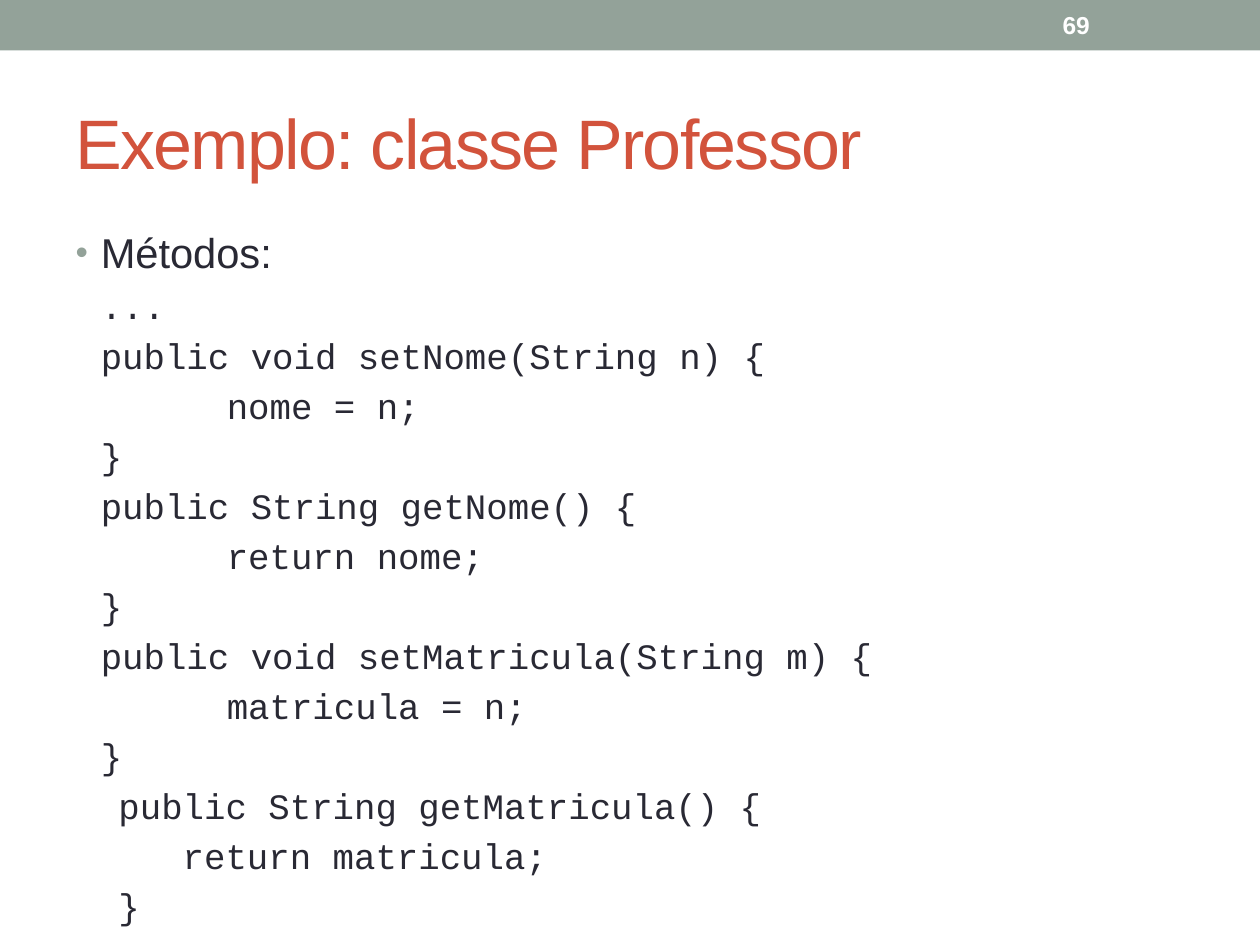
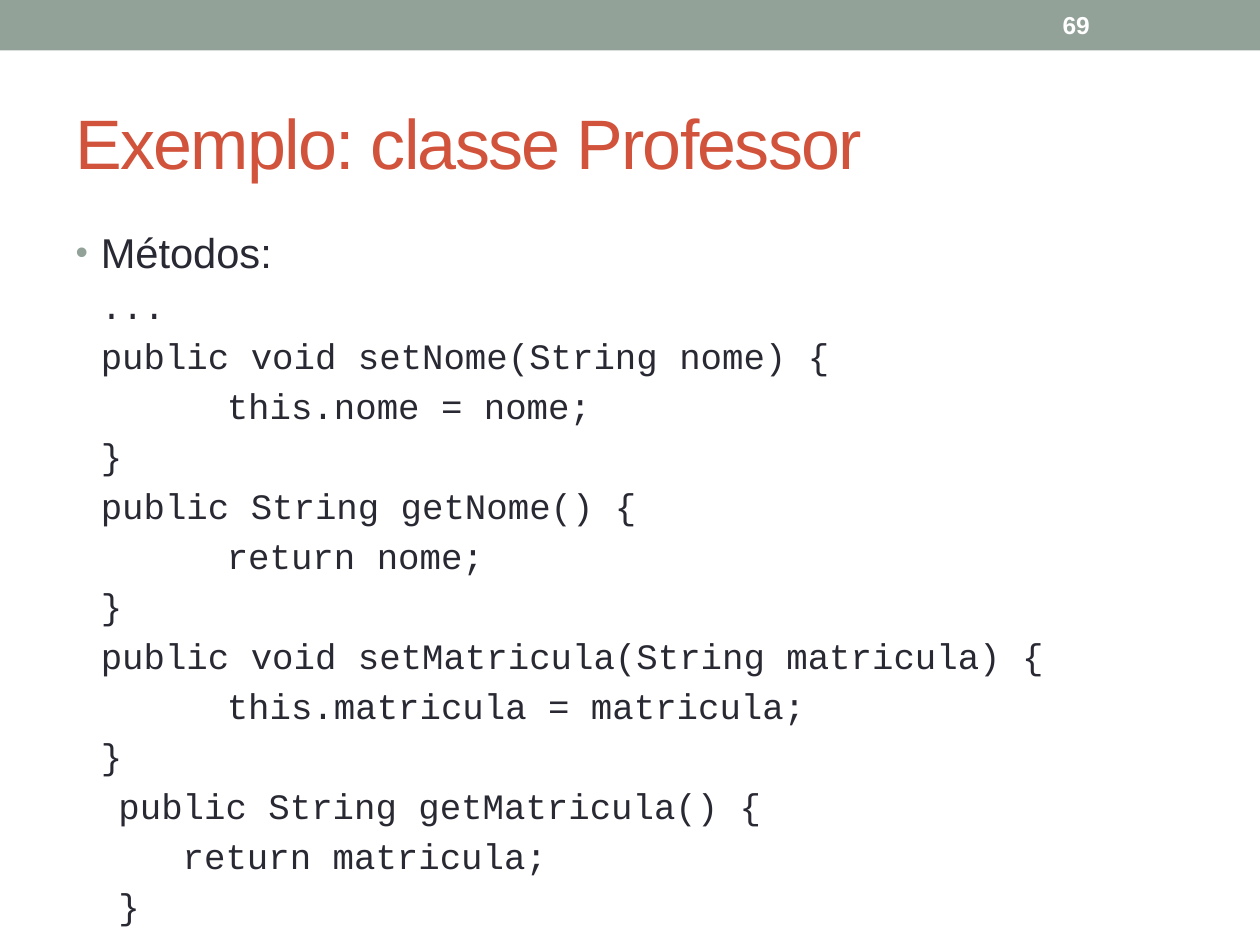
Before and after one commit to julioapm/JavaBasico, a slide deck: slide 69 of Material/JavaOO.pptx. Drawn at 1260x945 pixels with LibreOffice and Linux fonts; fonts in the diff are those of the drawing. Boxes give left, top, right and bottom in pixels: in the first picture for what was removed or moved away, otherwise in the second. Text is boxed around its words. In the diff, an @@ line names an element or a change of style, - is before the commit and + after.

```diff
--- a/Material/JavaOO.pptx
+++ b/Material/JavaOO.pptx
@@ text at [101,344,786,426]: text changed @@
-public void setNome(String n) {
-nome = n;
+public void setNome(String nome) {
+this.nome = nome;
@@ text at [101,644,1000,726]: text changed @@
-public void setMatricula(String m) {
-matricula = n;
+public void setMatricula(String matricula) {
+this.matricula = matricula;
```
Also in this commit, not shown: 4 other slides changed.
